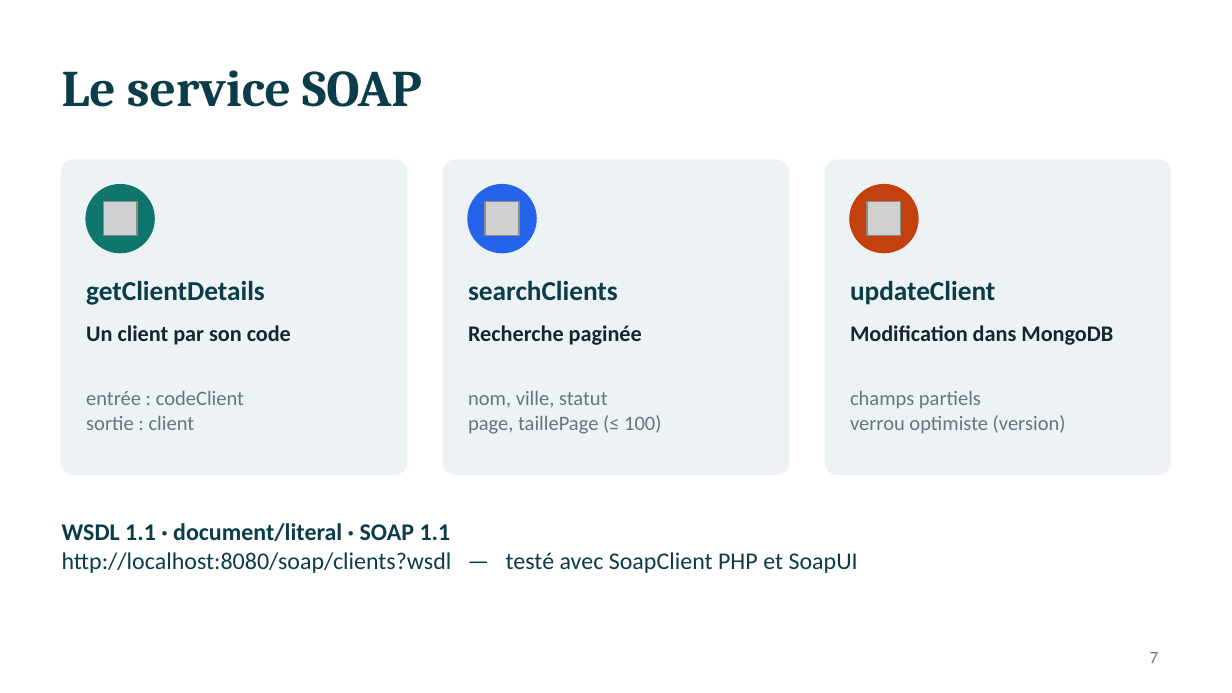
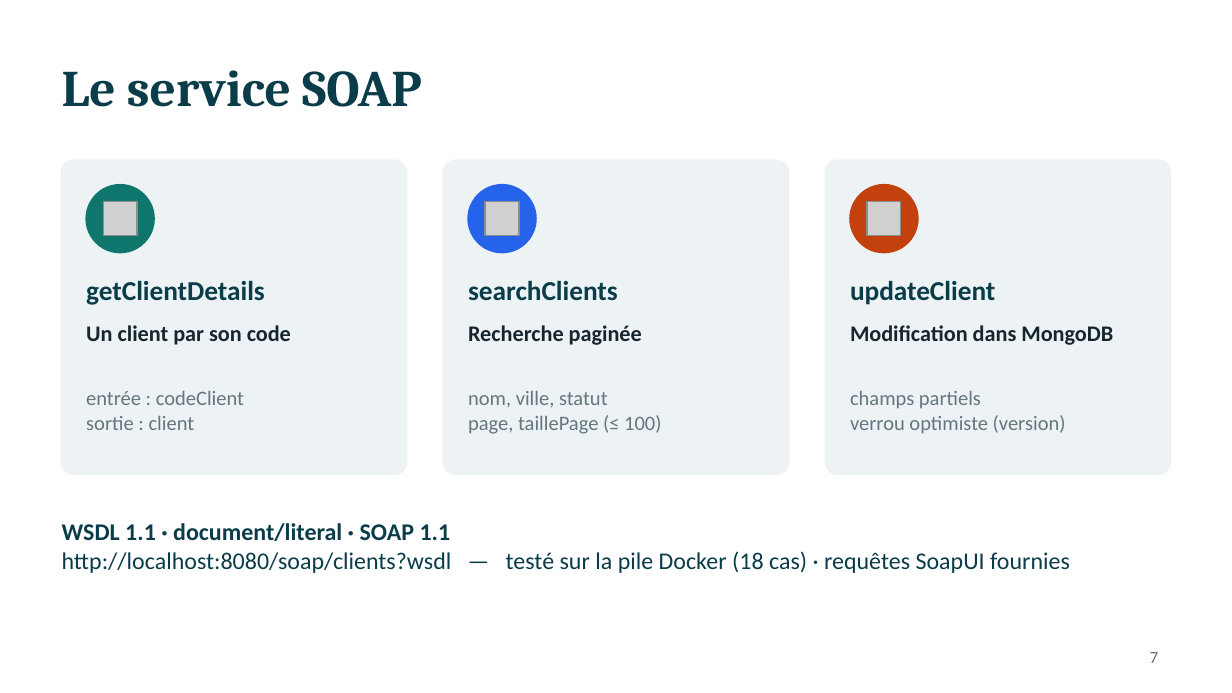
Before and after one commit to gildaskoanda/soap-clients-groupe5-si, a slide deck: slide 7 of presentation/PRESENTATION_SOAP_CLIENTS.pptx. Drawn at 1232x693 pixels with LibreOffice and Linux fonts; fonts in the diff are those of the drawing; grey boxes stand for pictures. Boxes give left, top, right and bottom in pixels: in the first picture for what was removed or moved away, otherwise in the second. Text is boxed around its words. In the diff, an @@ line names an element or a change of style, - is before the commit and + after.

Commit message:
Correctifs issus des tests Docker : docs, présentation, test E2E automatisé

```diff
--- a/presentation/PRESENTATION_SOAP_CLIENTS.pptx
+++ b/presentation/PRESENTATION_SOAP_CLIENTS.pptx
@@ text at (x1=62, y1=551, x2=1070, y2=573): text changed @@
-http://localhost:8080/soap/clients?wsdl — testé avec SoapClient PHP et SoapUI
+http://localhost:8080/soap/clients?wsdl — testé sur la pile Docker (18 cas) · requêtes SoapUI fournies
```
Also in this commit, not shown: 2 other slides changed, 17 other files.
